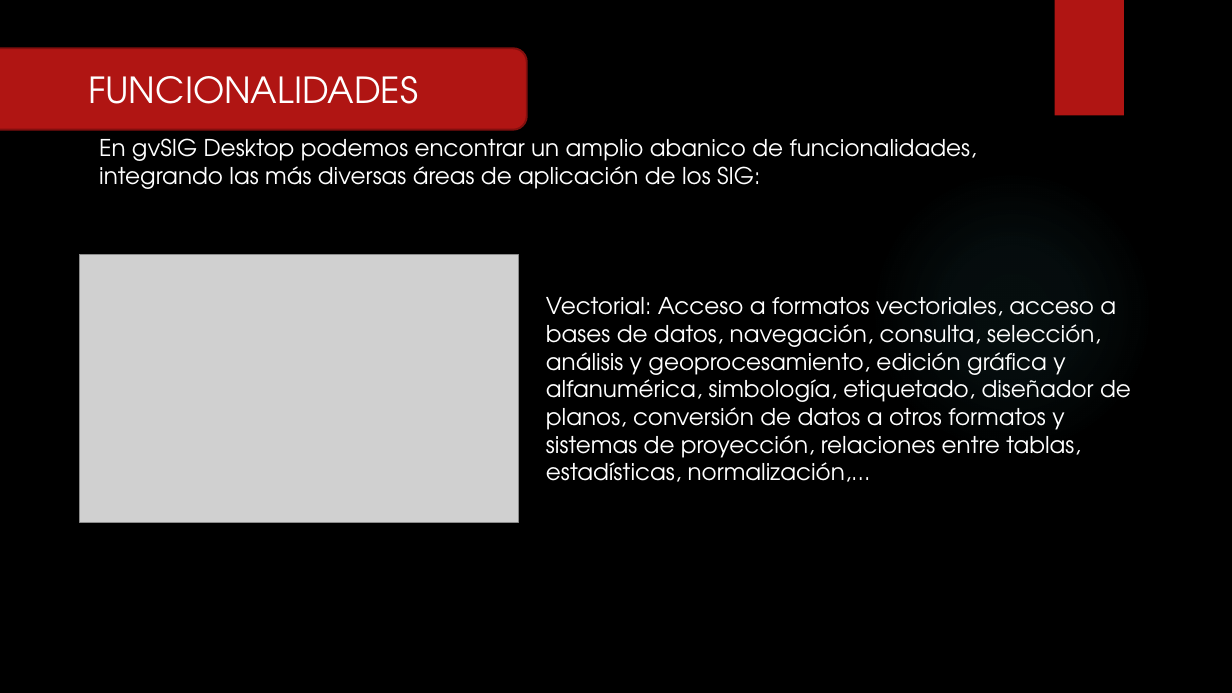
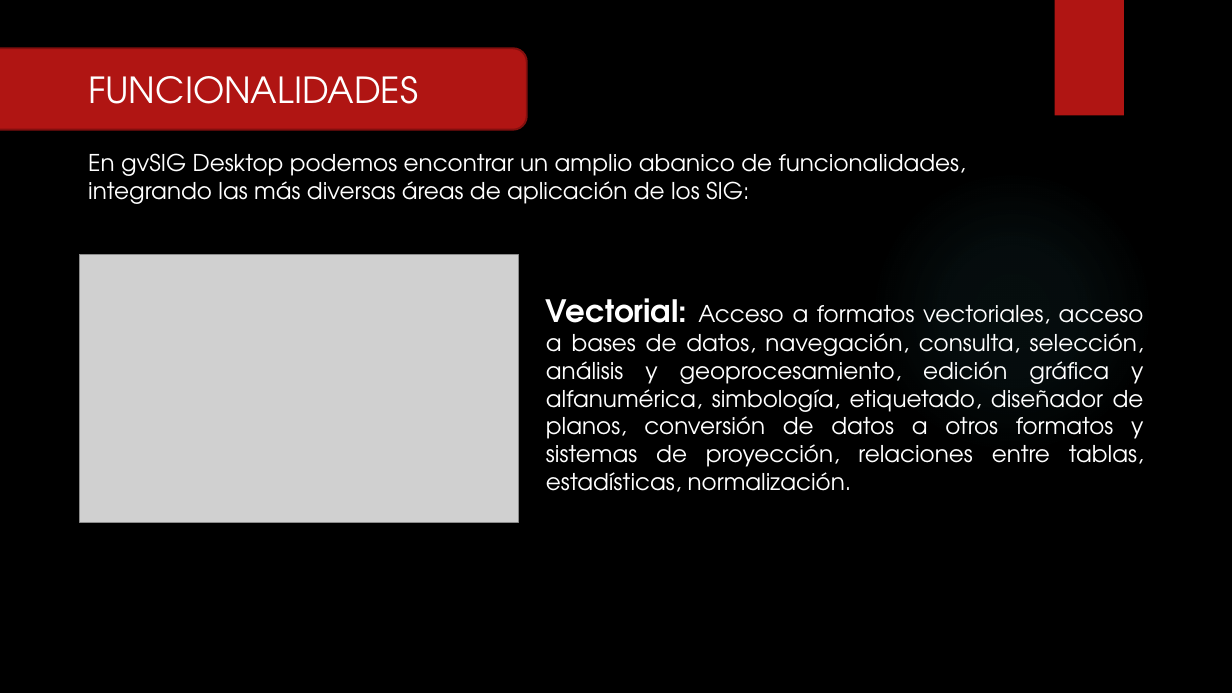
Before and after one commit to RFray/gvSIG, a slide deck: slide 5 of Expo-gvSIG.pptx (slide 4 before the commit). Drawn at 1232x693 pixels with LibreOffice and Linux fonts; fonts in the diff are those of the drawing; grey boxes stand for pictures; background and template pictures are left out. Boxes give left, top, right and bottom in pixels: in the first picture for what was removed or moved away, otherwise in the second. Text is boxed around its words. In the diff, an @@ line names an element or a change of style, - is before the commit and + after.

```diff
--- a/Expo-gvSIG.pptx
+++ b/Expo-gvSIG.pptx
@@ text "En gvSIG Desktop podemos encontrar ...": place and size @@
-text "En gvSIG Desktop podemos encontrar ..." at box(99, 138, 977, 189)
+text "En gvSIG Desktop podemos encontrar ..." at box(88, 153, 966, 204)
@@ text at box(546, 298, 1144, 492): text changed @@
-Vectorial: Acceso a formatos vectoriales, acceso a bases de datos, navegación, consulta, selección, análisis y geoprocesamiento, edición gráfica y alfanumérica, simbología, etiquetado, diseñador de planos, conversión de datos a otros formatos y sistemas de proyección, relaciones entre tablas, estadísticas, normalización,...
+Vectorial: Acceso a formatos vectoriales, acceso a bases de datos, navegación, consulta, selección, análisis y geoprocesamiento, edición gráfica y alfanumérica, simbología, etiquetado, diseñador de planos, conversión de datos a otros formatos y sistemas de proyección, relaciones entre tablas, estadísticas, normalización.
```
Also in this commit, not shown: 6 other slides changed, 3 slides added, 1 slide removed.
